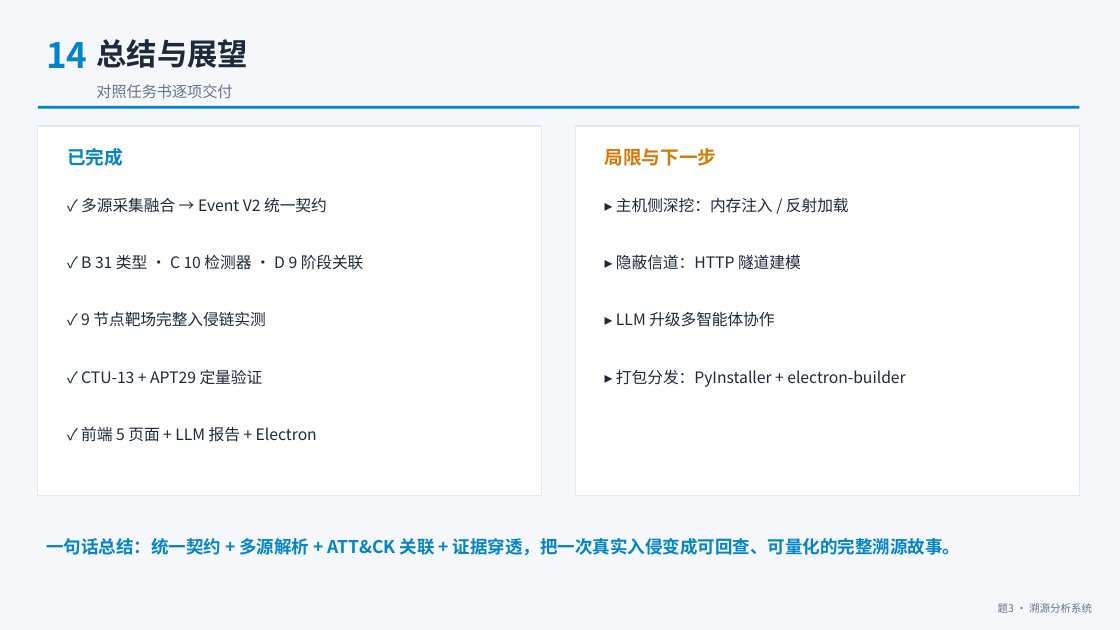
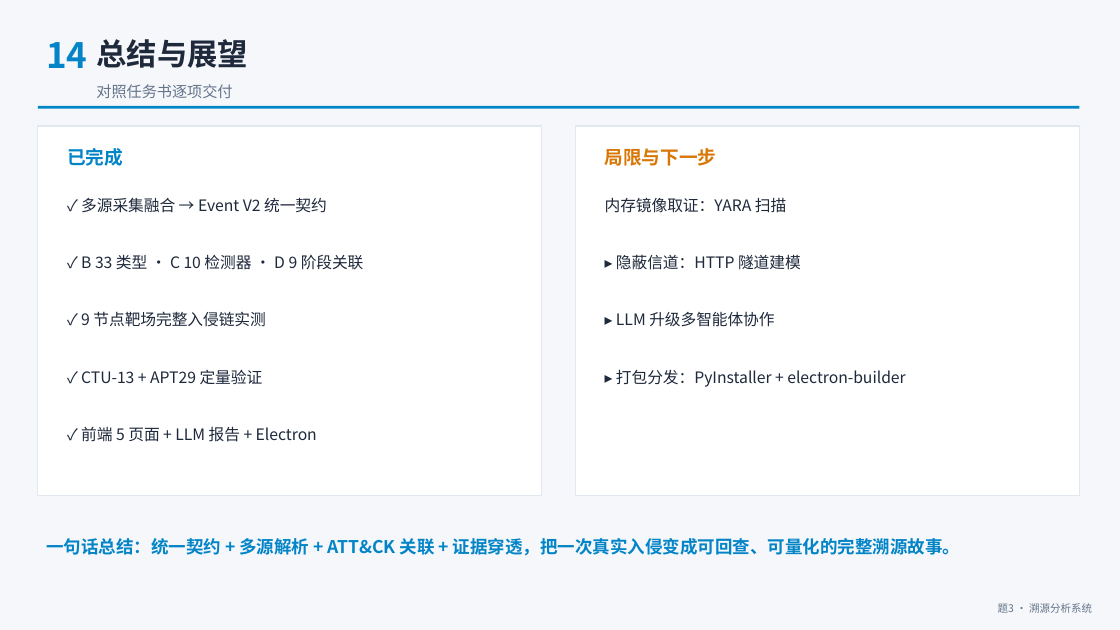
Before and after one commit to hotaru214/information_security_design_project, a slide deck: slide 16 of docs/答辩PPT-恶意攻击行为溯源分析系统.pptx. Drawn at 1120x630 pixels with LibreOffice and Linux fonts; fonts in the diff are those of the drawing. Boxes give left, top, right and bottom in pixels: in the first picture for what was removed or moved away, otherwise in the second. Text is boxed around its words. In the diff, an @@ line names an element or a change of style, - is before the commit and + after.

Commit message:
docs: 交付材料/答辩PPT 联动内存行为分析与数字更新
- docx×6 + PPT×3：33 词词表、17 项自检、APT29 批次 62,698 条、
  内存注入实测命中（1,256/5/2）、Sysmon 能力清单补进程内存访问与远程线程
- PPT 局限页撤下'内存注入/反射加载'（已实现），替换为内存镜像取证（YARA）
- build_ppt.py 源头同步

```diff
--- a/docs/答辩PPT-恶意攻击行为溯源分析系统.pptx
+++ b/docs/答辩PPT-恶意攻击行为溯源分析系统.pptx
@@ text at [605, 197, 786, 213]: text changed @@
-▸ 主机侧深挖：内存注入 / 反射加载
+内存镜像取证：YARA 扫描
@@ text at [81, 254, 364, 270]: text changed @@
-✓ B 31 类型 · C 10 检测器 · D 9 阶段关联
+✓ B 33 类型 · C 10 检测器 · D 9 阶段关联
```
Also in this commit, not shown: 2 other slides changed, 9 other files.
